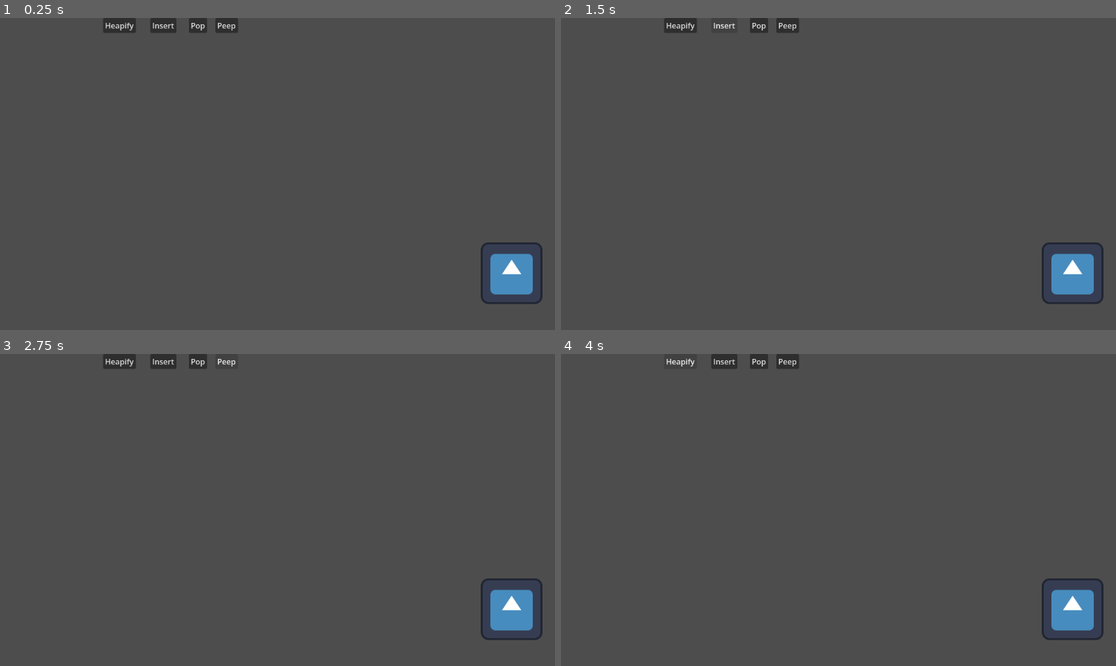
Above: before the commit, frames 1-4 (two rows, left to right).
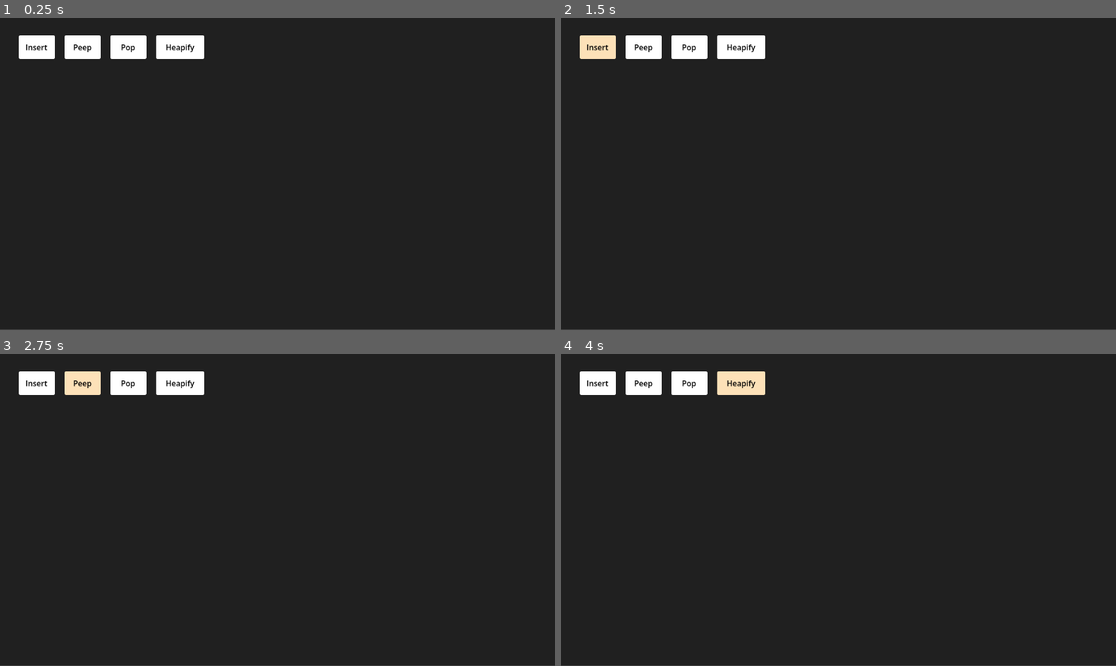
Above: after the commit, the same moments.

Repository: Anemois/DSA_Heap
Game: Godot game, scene res://main.tscn
The game is run twice, just before and just after one commit, with the same random seed, the same clock (stepped at 60 frames per second) and the same inputs. The engine's default icon, where the game draws it, is replaced by a stand-in: a white triangle on a blue panel in a dark square.
Inputs:
- Up to frame 1 (0.25 s): no input
- Up to frame 2 (1.5 s): click "Heapify" at 0.5 s; click "Insert" at 1.25 s
- Up to frame 3 (2.75 s): click "Peep" at 2 s
- Up to frame 4 (4 s): click "Pop" at 2.75 s; click "Heapify" at 3.5 s

The runs differ from the first frame. In frame 1, 99% of the frame differs, in the area x 0-100%, y 0-100%; in frame 2, 99%; in frame 3, 99%; in frame 4, 99%.

Commit message:
Designed new background

Diff:
--- a/main.tscn
+++ b/main.tscn
@@ -8,8 +8,158 @@
 [ext_resource type="Script" uid="uid://387pvv06u11" path="res://scripts/peep_button.gd" id="5_5vw27"]
 [ext_resource type="Script" uid="uid://b7rfig078cqei" path="res://scripts/pop_button.gd" id="6_kek77"]
 
+[sub_resource type="StyleBoxFlat" id="StyleBoxFlat_272bh"]
+content_margin_left = 4.0
+content_margin_top = 4.0
+content_margin_right = 4.0
+content_margin_bottom = 4.0
+bg_color = Color(1, 1, 1, 1)
+corner_radius_top_left = 3
+corner_radius_top_right = 3
+corner_radius_bottom_right = 3
+corner_radius_bottom_left = 3
+corner_detail = 5
+
+[sub_resource type="StyleBoxFlat" id="StyleBoxFlat_efxa6"]
+content_margin_left = 4.0
+content_margin_top = 4.0
+content_margin_right = 4.0
+content_margin_bottom = 4.0
+bg_color = Color(0.9426493, 0.71417814, 0.326366, 1)
+corner_radius_top_left = 3
+corner_radius_top_right = 3
+corner_radius_bottom_right = 3
+corner_radius_bottom_left = 3
+corner_detail = 5
+
+[sub_resource type="StyleBoxFlat" id="StyleBoxFlat_2cqfq"]
+content_margin_left = 4.0
+content_margin_top = 4.0
+content_margin_right = 4.0
+content_margin_bottom = 4.0
+bg_color = Color(0.99215686, 0.88235295, 0.72156864, 1)
+corner_radius_top_left = 3
+corner_radius_top_right = 3
+corner_radius_bottom_right = 3
+corner_radius_bottom_left = 3
+corner_detail = 5
+
+[sub_resource type="StyleBoxFlat" id="StyleBoxFlat_5vw27"]
+content_margin_left = 4.0
+content_margin_top = 4.0
+content_margin_right = 4.0
+content_margin_bottom = 4.0
+bg_color = Color(1, 1, 1, 1)
+corner_radius_top_left = 3
+corner_radius_top_right = 3
+corner_radius_bottom_right = 3
+corner_radius_bottom_left = 3
+corner_detail = 5
+
+[sub_resource type="StyleBoxFlat" id="StyleBoxFlat_dg77c"]
+content_margin_left = 4.0
+content_margin_top = 4.0
+content_margin_right = 4.0
+content_margin_bottom = 4.0
+bg_color = Color(0.9411765, 0.7137255, 0.3254902, 1)
+corner_radius_top_left = 3
+corner_radius_top_right = 3
+corner_radius_bottom_right = 3
+corner_radius_bottom_left = 3
+corner_detail = 5
+
+[sub_resource type="StyleBoxFlat" id="StyleBoxFlat_yaehf"]
+content_margin_left = 4.0
+content_margin_top = 4.0
+content_margin_right = 4.0
+content_margin_bottom = 4.0
+bg_color = Color(0.99215686, 0.88235295, 0.72156864, 1)
+corner_radius_top_left = 3
+corner_radius_top_right = 3
+corner_radius_bottom_right = 3
+corner_radius_bottom_left = 3
+corner_detail = 5
+
+[sub_resource type="StyleBoxFlat" id="StyleBoxFlat_kek77"]
+content_margin_left = 4.0
+content_margin_top = 4.0
+content_margin_right = 4.0
+content_margin_bottom = 4.0
+bg_color = Color(1, 1, 1, 1)
+corner_radius_top_left = 3
+corner_radius_top_right = 3
+corner_radius_bottom_right = 3
+corner_radius_bottom_left = 3
+corner_detail = 5
+
+[sub_resource type="StyleBoxFlat" id="StyleBoxFlat_ycdy4"]
+content_margin_left = 4.0
+content_margin_top = 4.0
+content_margin_right = 4.0
+content_margin_bottom = 4.0
+bg_color = Color(0.9411765, 0.7137255, 0.3254902, 1)
+corner_radius_top_left = 3
+corner_radius_top_right = 3
+corner_radius_bottom_right = 3
+corner_radius_bottom_left = 3
+corner_detail = 5
+
+[sub_resource type="StyleBoxFlat" id="StyleBoxFlat_074og"]
+content_margin_left = 4.0
+content_margin_top = 4.0
+content_margin_right = 4.0
+content_margin_bottom = 4.0
+bg_color = Color(0.99215686, 0.88235295, 0.72156864, 1)
+corner_radius_top_left = 3
+corner_radius_top_right = 3
+corner_radius_bottom_right = 3
+corner_radius_bottom_left = 3
+corner_detail = 5
+
+[sub_resource type="StyleBoxFlat" id="StyleBoxFlat_4c57u"]
+content_margin_left = 4.0
+content_margin_top = 4.0
+content_margin_right = 4.0
+content_margin_bottom = 4.0
+bg_color = Color(1, 1, 1, 1)
+corner_radius_top_left = 3
+corner_radius_top_right = 3
+corner_radius_bottom_right = 3
+corner_radius_bottom_left = 3
+
+[sub_resource type="StyleBoxFlat" id="StyleBoxFlat_w48qg"]
+content_margin_left = 4.0
+content_margin_top = 4.0
+content_margin_right = 4.0
+content_margin_bottom = 4.0
+bg_color = Color(0.9411765, 0.7137255, 0.3254902, 1)
+corner_radius_top_left = 3
+corner_radius_top_right = 3
+corner_radius_bottom_right = 3
+corner_radius_bottom_left = 3
+corner_detail = 5
+
+[sub_resource type="StyleBoxFlat" id="StyleBoxFlat_vivmo"]
+content_margin_left = 4.0
+content_margin_top = 4.0
+content_margin_right = 4.0
+content_margin_bottom = 4.0
+bg_color = Color(0.99215686, 0.88235295, 0.72156864, 1)
+corner_radius_top_left = 3
+corner_radius_top_right = 3
+corner_radius_bottom_right = 3
+corner_radius_bottom_left = 3
+corner_detail = 5
+
 [node name="Main" type="Node2D" unique_id=14035978]
 
+[node name="CanvasLayer2" type="CanvasLayer" parent="." unique_id=1417852408]
+
+[node name="Background" type="ColorRect" parent="CanvasLayer2" unique_id=1705113154]
+offset_right = 1154.0
+offset_bottom = 647.0
+color = Color(0.12591085, 0.12591085, 0.12591082, 1)
+
 [node name="HeapLogic" parent="." unique_id=646134977 instance=ExtResource("1_272bh")]
 
 [node name="Tree" type="Node2D" parent="." unique_id=1948374546]
@@ -17,9 +167,11 @@
 [node name="Array" type="Node2D" parent="." unique_id=554977431]
 
 [node name="Camera2D" type="Camera2D" parent="." unique_id=1543878726]
+offset = Vector2(576, 324)
 script = ExtResource("1_ig7tw")
 
 [node name="DummySprite" type="Sprite2D" parent="." unique_id=112544339]
+visible = false
 position = Vector2(486, 206)
 texture = ExtResource("2_0xm2m")
 
@@ -28,37 +180,58 @@
 [node name="UI" type="Control" parent="CanvasLayer" unique_id=1453912312]
 layout_mode = 3
 anchors_preset = 0
-offset_right = 40.0
-offset_bottom = 40.0
-
-[node name="Heapify Button" type="Button" parent="CanvasLayer/UI" unique_id=1361790538]
-layout_mode = 0
-offset_left = 214.0
-offset_right = 282.0
-offset_bottom = 31.0
+offset_left = 32.0
+offset_top = 30.0
+offset_right = 438.0
+offset_bottom = 92.0
+
+[node name="VBoxContainer" type="HBoxContainer" parent="CanvasLayer" unique_id=948686474]
+offset_left = 39.0
+offset_top = 36.0
+offset_right = 438.0
+offset_bottom = 85.0
+theme_override_constants/separation = 20
+
+[node name="Insert Button" type="Button" parent="CanvasLayer/VBoxContainer" unique_id=1609542389]
+custom_minimum_size = Vector2(75, 0)
+layout_mode = 2
+theme_override_colors/font_color = Color(0, 0, 0, 1)
+theme_override_colors/font_hover_color = Color(0, 0, 0, 1)
+theme_override_styles/normal = SubResource("StyleBoxFlat_272bh")
+theme_override_styles/pressed = SubResource("StyleBoxFlat_efxa6")
+theme_override_styles/hover = SubResource("StyleBoxFlat_2cqfq")
+text = "Insert"
+script = ExtResource("4_272bh")
+
+[node name="Peep Button" type="Button" parent="CanvasLayer/VBoxContainer" unique_id=450267702]
+custom_minimum_size = Vector2(75, 0)
+layout_mode = 2
+theme_override_colors/font_color = Color(0, 0, 0, 1)
+theme_override_colors/font_hover_color = Color(0, 0, 0, 1)
+theme_override_styles/normal = SubResource("StyleBoxFlat_5vw27")
+theme_override_styles/pressed = SubResource("StyleBoxFlat_dg77c")
+theme_override_styles/hover = SubResource("StyleBoxFlat_yaehf")
+text = "Peep"
+script = ExtResource("5_5vw27")
+
+[node name="Pop Button" type="Button" parent="CanvasLayer/VBoxContainer" unique_id=1646756203]
+custom_minimum_size = Vector2(75, 0)
+layout_mode = 2
+theme_override_colors/font_color = Color(0, 0, 0, 1)
+theme_override_colors/font_hover_color = Color(0, 0, 0, 1)
+theme_override_styles/normal = SubResource("StyleBoxFlat_kek77")
+theme_override_styles/pressed = SubResource("StyleBoxFlat_ycdy4")
+theme_override_styles/hover = SubResource("StyleBoxFlat_074og")
+text = "Pop"
+script = ExtResource("6_kek77")
+
+[node name="Heapify Button" type="Button" parent="CanvasLayer/VBoxContainer" unique_id=1361790538]
+custom_minimum_size = Vector2(100, 0)
+layout_mode = 2
+theme_override_colors/font_color = Color(0, 0, 0, 1)
+theme_override_colors/font_hover_color = Color(0, 0, 0, 1)
+theme_override_styles/normal = SubResource("StyleBoxFlat_4c57u")
+theme_override_styles/pressed = SubResource("StyleBoxFlat_w48qg")
+theme_override_styles/hover = SubResource("StyleBoxFlat_vivmo")
 text = "Heapify"
 script = ExtResource("3_7mycd")
-
-[node name="Insert Button" type="Button" parent="CanvasLayer/UI" unique_id=1609542389]
-layout_mode = 0
-offset_left = 312.0
-offset_right = 366.0
-offset_bottom = 31.0
-text = "Insert"
-script = ExtResource("4_272bh")
-
-[node name="Peep Button" type="Button" parent="CanvasLayer/UI" unique_id=450267702]
-layout_mode = 0
-offset_left = 447.0
-offset_right = 494.0
-offset_bottom = 31.0
-text = "Peep"
-script = ExtResource("5_5vw27")
-
-[node name="Pop Button" type="Button" parent="CanvasLayer/UI" unique_id=1646756203]
-layout_mode = 0
-offset_left = 392.0
-offset_right = 430.0
-offset_bottom = 31.0
-text = "Pop"
-script = ExtResource("6_kek77")
--- /dev/null
+++ b/node.tscn
@@ -0,0 +1,3 @@
+[gd_scene format=3 uid="uid://ciif71ko8h34r"]
+
+[node name="Node" type="Node2D" unique_id=574759946]
